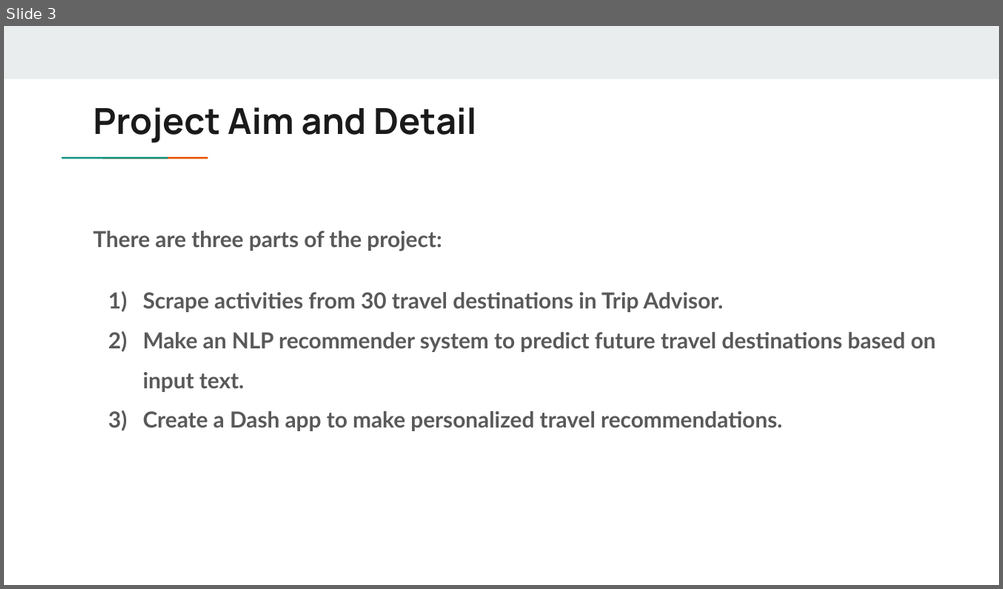
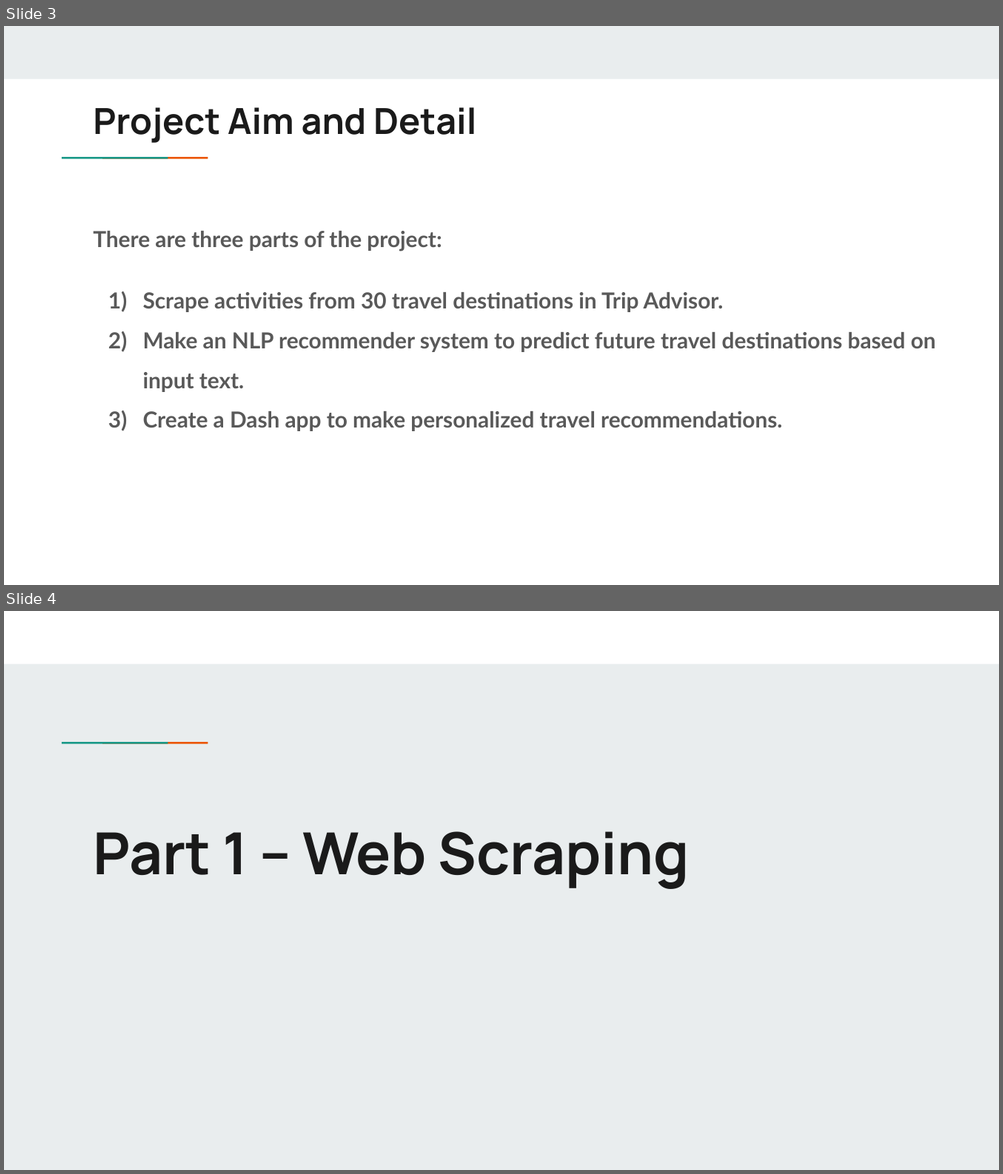
Before and after one commit to matthewshawnkehoe/Data-Science-Projects, a slide deck: Capstone Projects/Final_Capstone_NLP_Search_Recommendation/Recommender_System_Trip_Advisor.pptx. Shown one above the other, each under a label of ours: slide 3 before the commit, slides 3 and 4 after it. The pictures are 1003x589 and 1003x1174 pixels, drawn with LibreOffice and Linux fonts; fonts in the diff are those of the drawing. Boxes give left, top, right and bottom in pixels: in the first picture for what was removed or moved away, otherwise in the second. Text is boxed around its words. In the diff, an @@ line names an element or a change of style, - is before the commit and + after.

```diff
--- a/Capstone Projects/Final_Capstone_NLP_Search_Recommendation/Recommender_System_Trip_Advisor.pptx
+++ b/Capstone Projects/Final_Capstone_NLP_Search_Recommendation/Recommender_System_Trip_Advisor.pptx
@@ slide 4 added at (4,611,999,1170), background #E9EDEE; not listed: 2 template elements that a slide beside it also shows @@
@@ rectangle added at (4,611,999,664), fill #FFFFFF @@
@@ title added at (93,832,690,889), 42 pt, text #1A1A1A, bold @@
+Part 1 – Web Scraping
```
Also in this commit, not shown: 2 slides changed, 12 other slides added.
